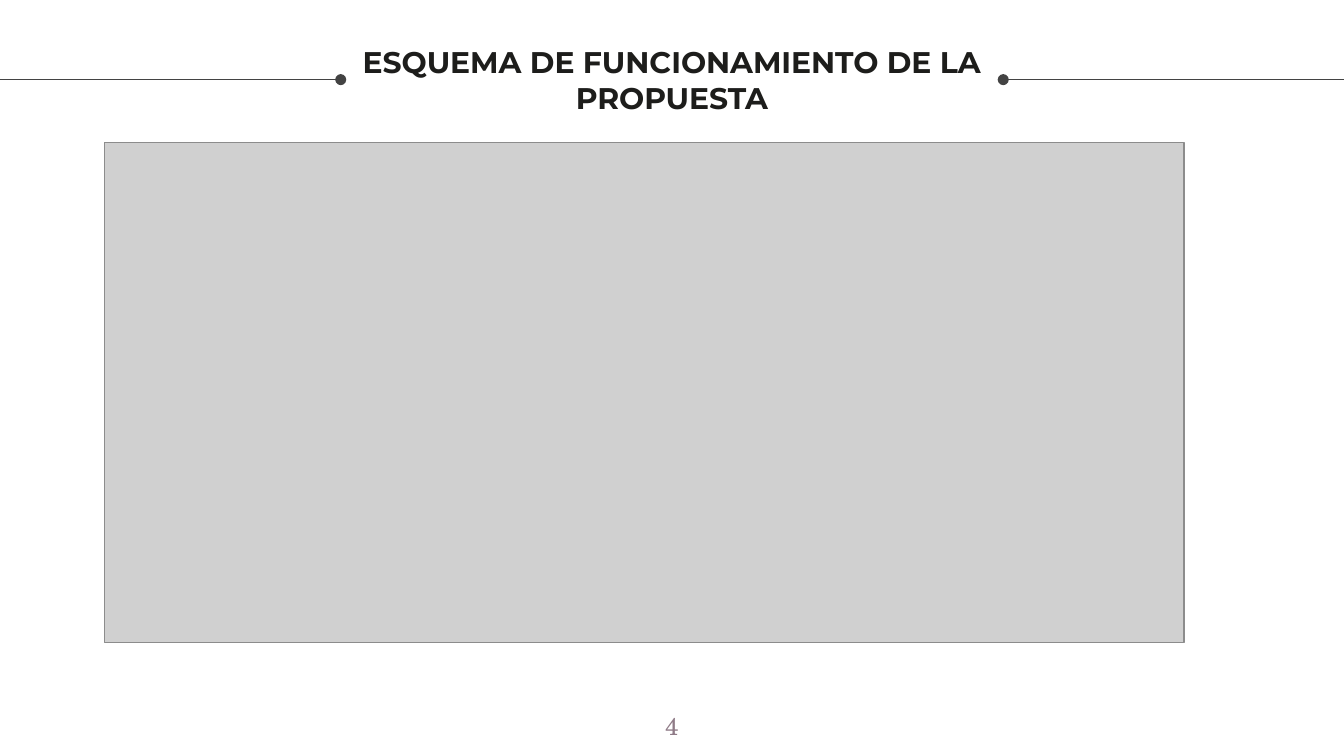
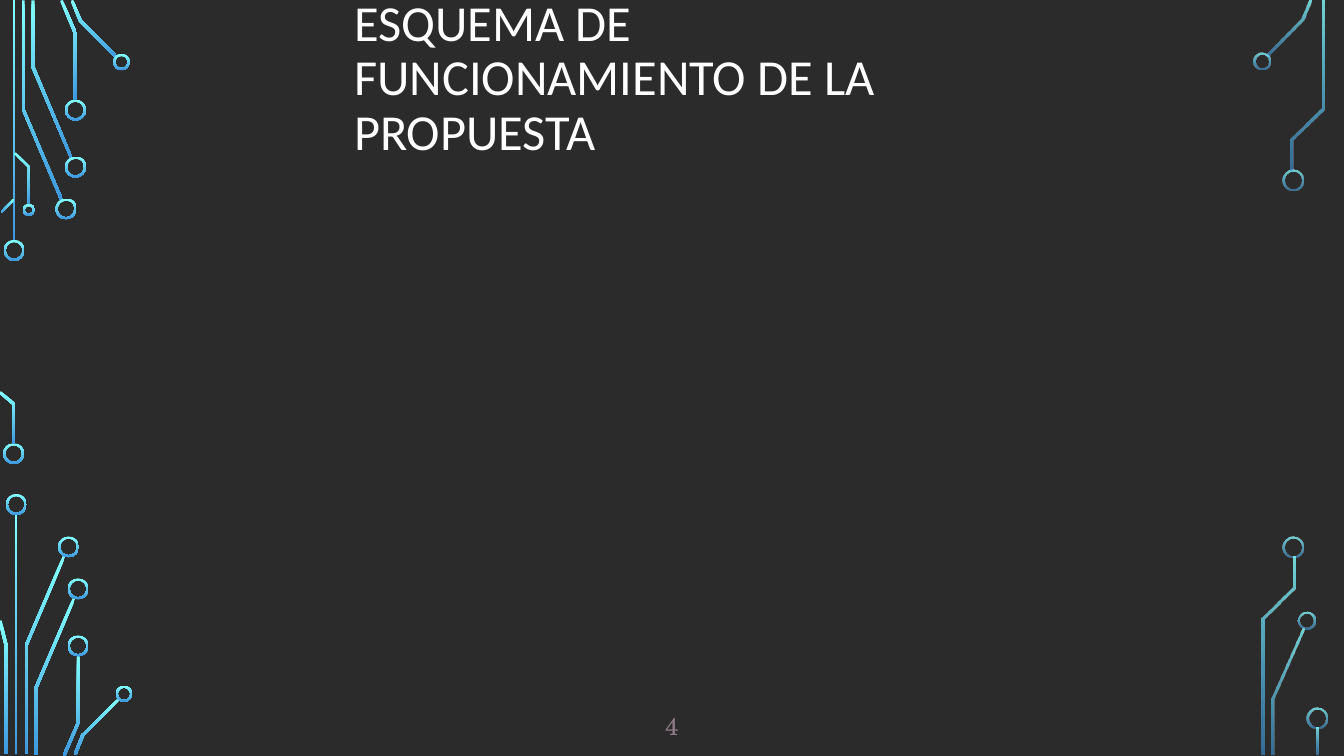
Before and after one commit to karin-romero/WT-Project, a slide deck: slide 4 of group3/Grupo 3 - Proyecto.pptx. Drawn at 1344x756 pixels with LibreOffice and Linux fonts; fonts in the diff are those of the drawing; grey boxes stand for pictures; background and template pictures are left out; a plain dark background stands for a picture behind light text. Boxes give left, top, right and bottom in pixels: in the first picture for what was removed or moved away, otherwise in the second. Text is boxed around its words. In the diff, an @@ line names an element or a change of style, - is before the commit and + after.

```diff
--- a/group3/Grupo 3 - Proyecto.pptx
+++ b/group3/Grupo 3 - Proyecto.pptx
@@ background #FFFFFF to picture (left out) @@
@@ title "ESQUEMA DE FUNCIONAMIENTO DE LA ..." at box(354, 8, 875, 151): size 16 to 27 pt, font Montserrat to Calibri, text colour #1D1D1B to #FFFFFF, bold off; alignment centre to left; line spacing 1 to 0.9 @@
@@ arrow removed from (0, 79) to (341, 79) @@
@@ arrow removed from (1344, 79) to (1003, 79) @@
@@ picture removed at box(105, 142, 1184, 642) @@
@@ group added at box(0, 0, 1328, 756): 33 freeform shapes, 3 rectangles @@
```
Also in this commit, not shown: 2 other slides changed, 1 slide added, 1 slide removed.
